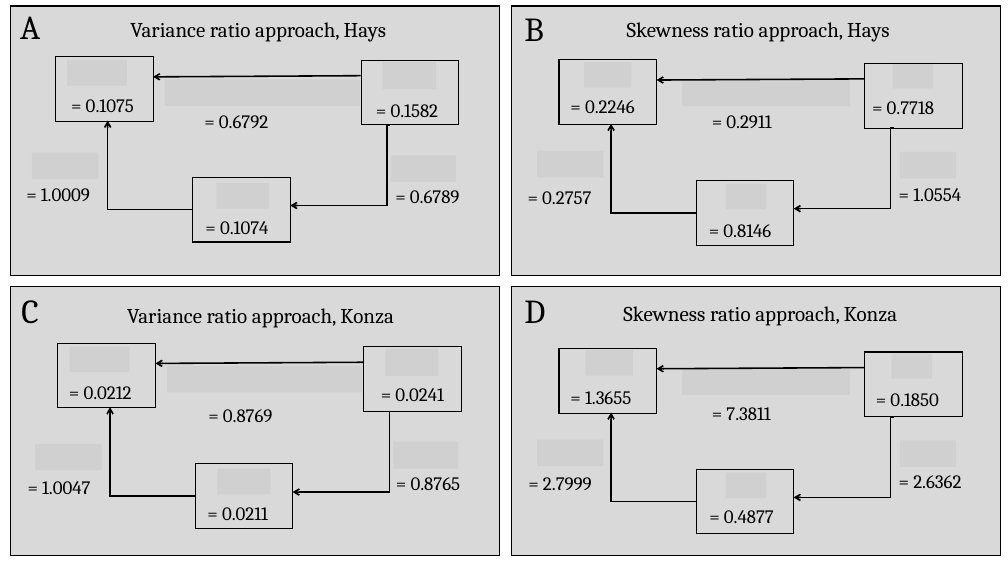
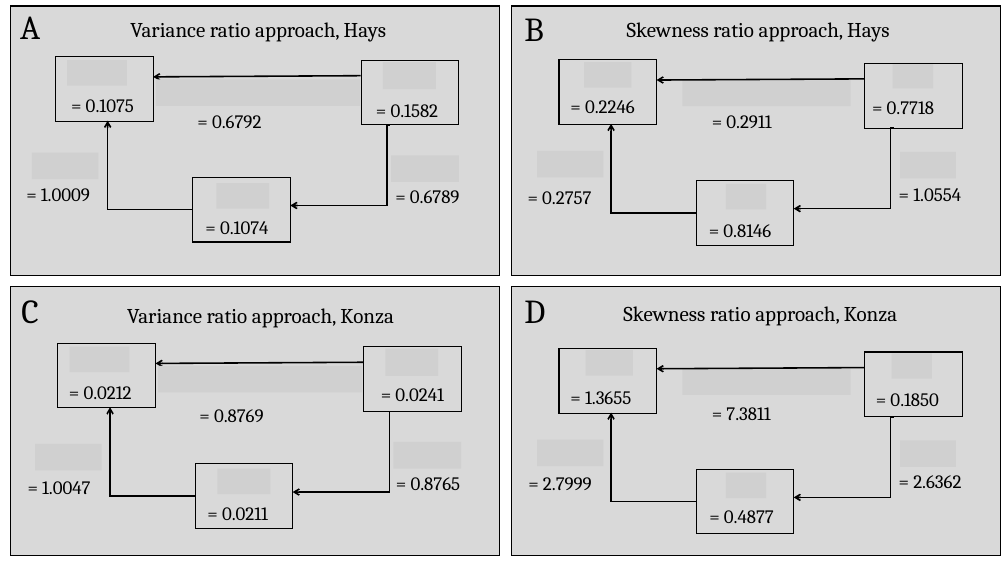
Before and after one commit to sghosh89/Copula_spaceavg, a slide deck: slide 1 of Results/pedagog_figs/Result_box.pptx. Drawn at 1008x567 pixels with LibreOffice and Linux fonts; fonts in the diff are those of the drawing; grey boxes stand for pictures. Boxes give left, top, right and bottom in pixels: in the first picture for what was removed or moved away, otherwise in the second. Text is boxed around its words. In the diff, an @@ line names an element or a change of style, - is before the commit and + after.

```diff
--- a/Results/pedagog_figs/Result_box.pptx
+++ b/Results/pedagog_figs/Result_box.pptx
@@ text "= 0.6792": place and size @@
-text "= 0.6792" at [219,115,268,128]
+text "= 0.6792" at [212,115,261,128]
@@ text "= 0.8769": place and size @@
-text "= 0.8769" at [223,409,273,422]
+text "= 0.8769" at [214,409,264,422]
```
Also in this commit, not shown: 6 other files.
